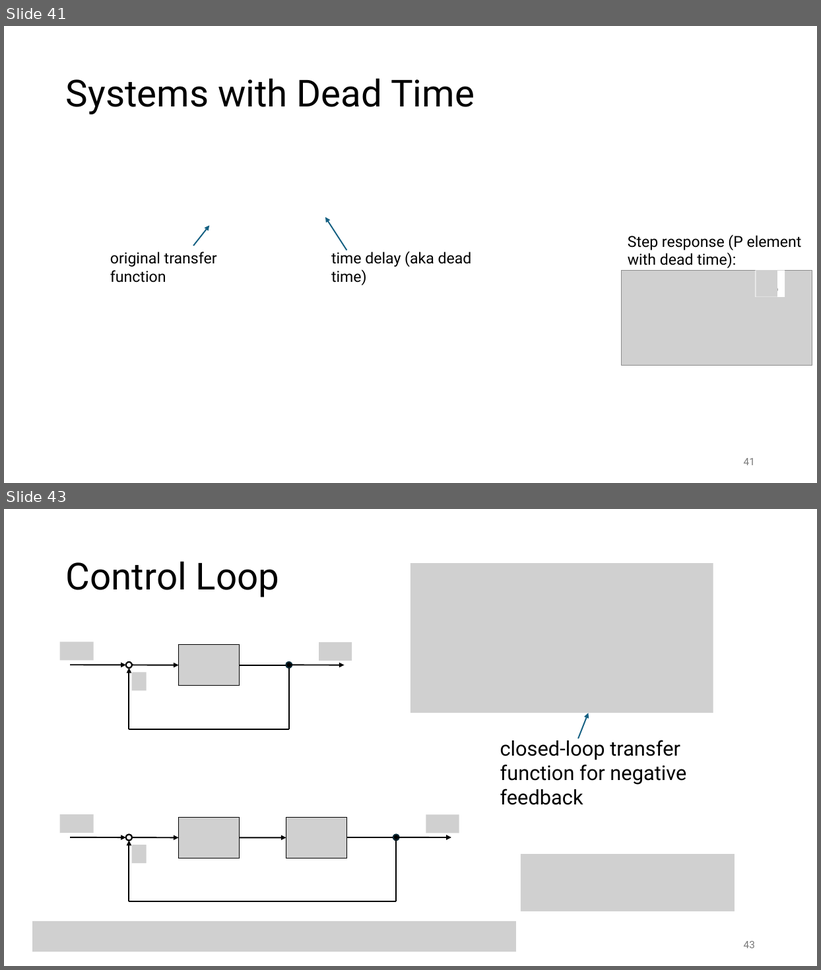
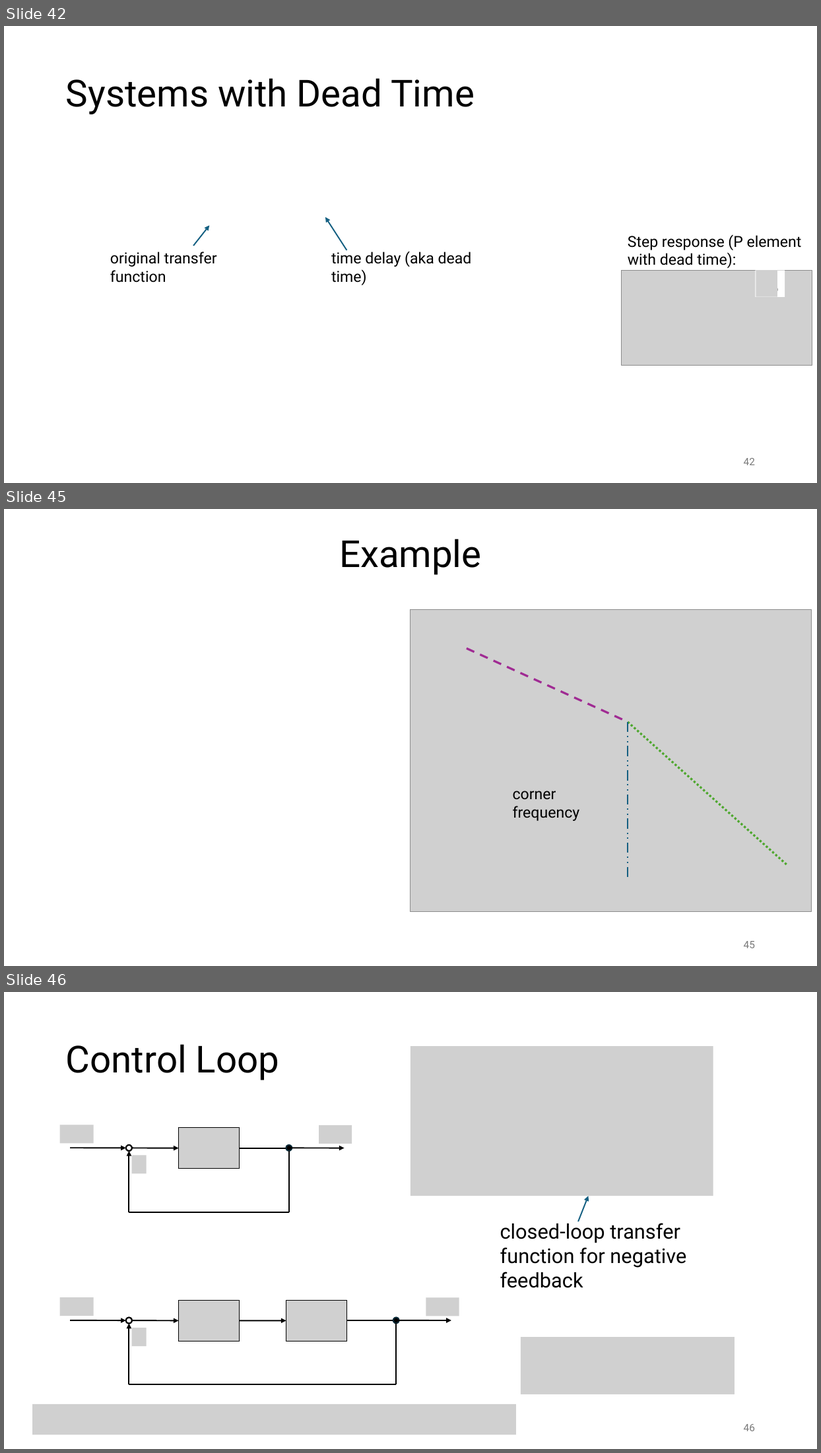
Before and after one commit to FelixWick/control_engineering, a slide deck: slides/3_Laplace.pptx. Shown one above the other, each under a label of ours: slides 41 and 43 before the commit, slides 42, 45 and 46 after it; the slides between them are not shown. The pictures are 821x970 and 821x1453 pixels, drawn with LibreOffice and Linux fonts; fonts in the diff are those of the drawing; grey boxes stand for pictures. Boxes give left, top, right and bottom in pixels: in the first picture for what was removed or moved away, otherwise in the second. Text is boxed around its words. In the diff, an @@ line names an element or a change of style, - is before the commit and + after.

```diff
--- a/slides/3_Laplace.pptx
+++ b/slides/3_Laplace.pptx
@@ slide 45 added at [4, 509, 817, 966], background #FFFFFF @@
@@ title added at [339, 539, 482, 575], 44 pt, text #000000 @@
+Example
@@ picture added at [411, 609, 812, 912] @@
@@ line added from (467, 649) to (628, 722), #A02B93 2.5 pt dashed @@
@@ picture added at [556, 667, 669, 685] @@
@@ line added from (628, 722) to (788, 866), #4EA72E 2.5 pt dashed @@
@@ line added from (628, 722) to (628, 879), #156082 1.5 pt dashed @@
@@ picture added at [686, 752, 797, 770] @@
@@ text added at [513, 791, 580, 821], 18 pt, text #000000 @@
+corner frequency
@@ page number added at [744, 941, 755, 949], 12 pt, text #797979 @@
+45
@@ what was slide 41 is now slide 42 @@
@@ page number at [744, 458, 755, 466]: text changed @@
-41
+42
@@ what was slide 43 is now slide 46 @@
@@ page number at [744, 1424, 755, 1432]: text changed @@
-43
+46
```
Also in this commit, not shown: 5 slides changed, 2 other slides added, 2 other files.
